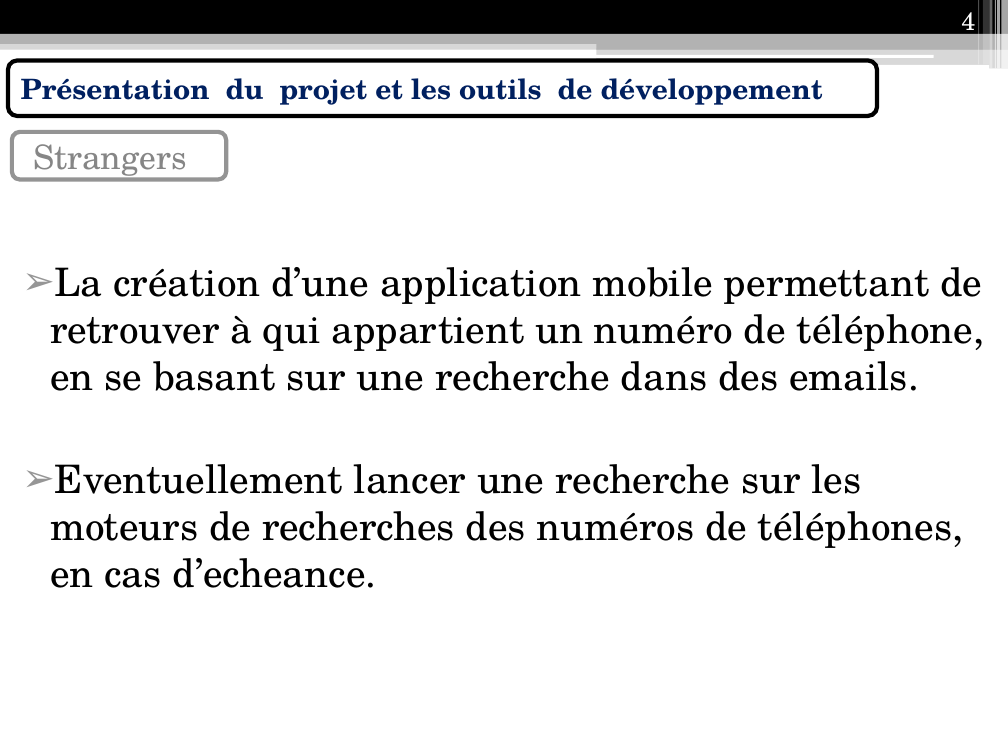
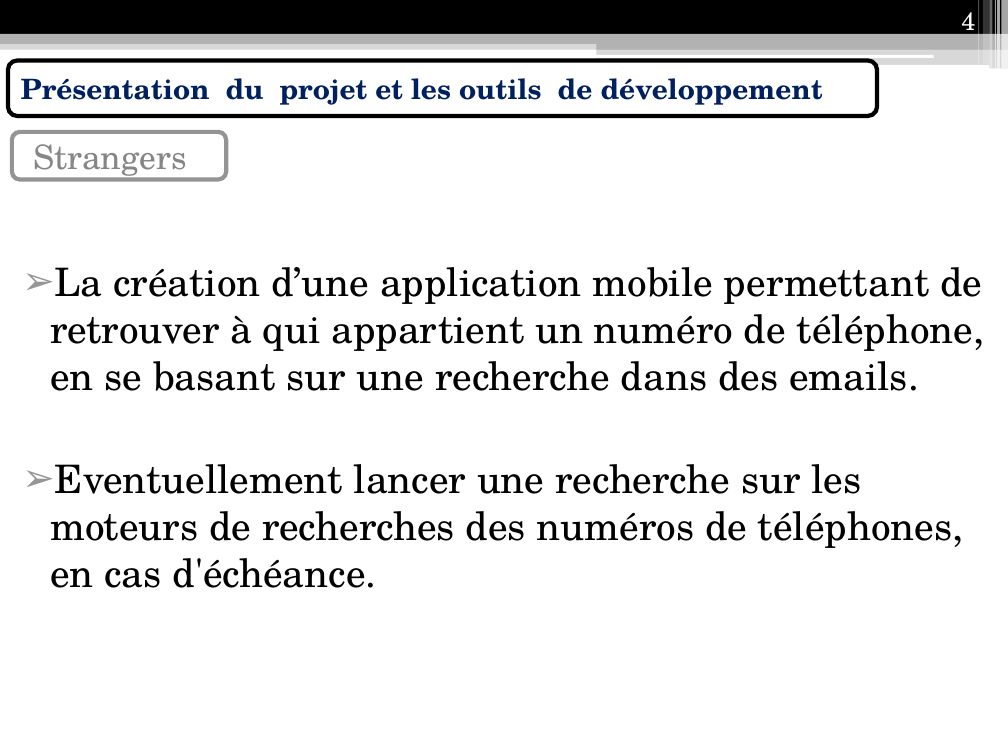
Before and after one commit to Anicky/Strangers-Phonegap, a slide deck: slide 4 of présentation/Présentation IF26.pptx. Drawn at 1008x756 pixels with LibreOffice and Linux fonts; fonts in the diff are those of the drawing. Boxes give left, top, right and bottom in pixels: in the first picture for what was removed or moved away, otherwise in the second. Text is boxed around its words. In the diff, an @@ line names an element or a change of style, - is before the commit and + after.

Commit message:
MAJ de la présentation (06/01)

```diff
--- a/présentation/Présentation IF26.pptx
+++ b/présentation/Présentation IF26.pptx
@@ text at [50, 464, 963, 588]: text changed @@
-➢ Eventuellement lancer une recherche sur les moteurs de recherches des numéros de téléphones, en cas d’echeance.
+➢ Eventuellement lancer une recherche sur les moteurs de recherches des numéros de téléphones, en cas d'échéance.
```
Also in this commit, not shown: 3 other slides changed, 6 slides added, 2 slides removed.
